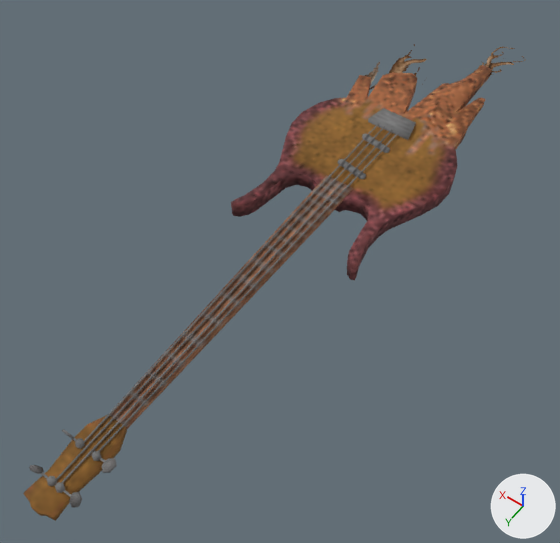
The glTF model assets/Characters/Monster_01/Bass_02_Hand.glb, before and after one commit.
Camera for both pictures: a 50 mm camera at (-0.456, 0.501, 1.165) aimed at (0.104, -0.282, -0.066). Lighting does not change. The marker at lower right points along +X, +Y and +Z. Vertices at the same position are counted once.

The first picture shows 'Bass_02'.
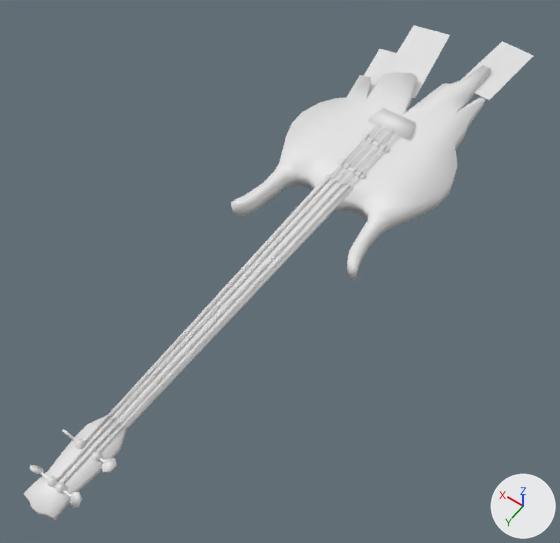
Diff of the bpy script that builds the scene:
```diff
--- a/assets/Characters/Monster_01/Bass_02_Hand.glb.py
+++ b/assets/Characters/Monster_01/Bass_02_Hand.glb.py
@@ me_body_low_003 @@
 me_body_low_003.from_pydata(...)  # 498 vertices, 824 faces; spans x -0.09..0.29, y -1.16..0.36, z -0.02..0.04
 # used by ob_bass_02; location = (0.0, 0.0, 0.0)
+# me_body_low_003 part 1: all 818 faces that had it switch from mat_m_bass (picture img_bass_d) to no material
+# me_body_low_003 part 2: all 6 faces that had it switch from mat_m_roots to no material
```

Where the change shows, as pixel boxes [x1, y1, x2, y2] in the pictures (560 x 543 px):
part 1 of me_body_low_003, recoloured (brown to white): [23, 65, 492, 521] in both
part 2 of me_body_low_003, recoloured (brown to white): before [365, 44, 525, 90]; after [364, 25, 534, 100]
